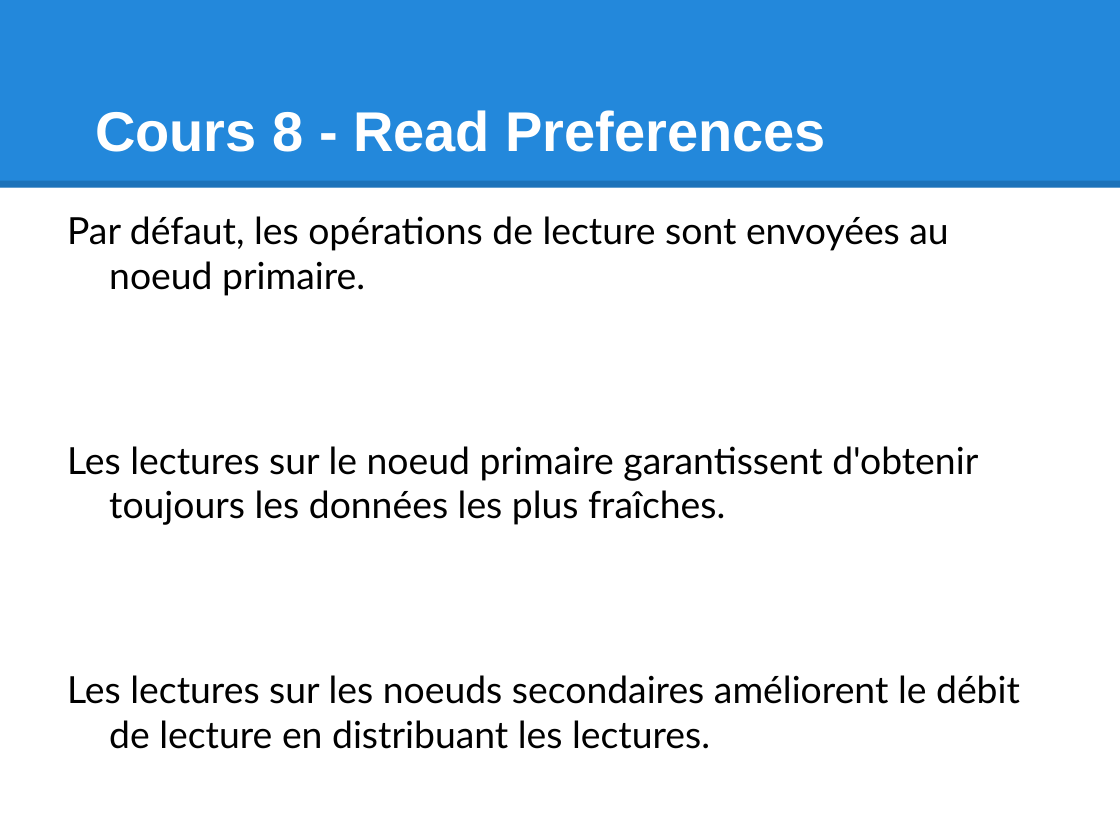
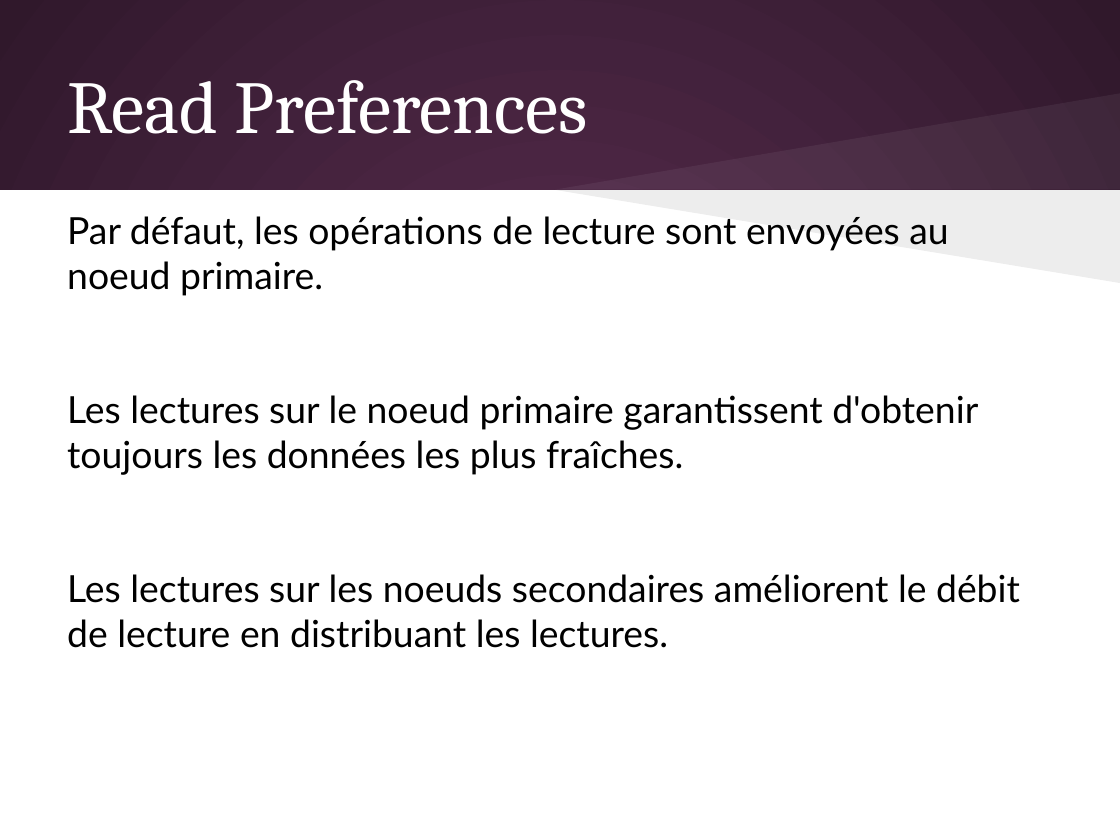
Before and after one commit to olivier-pitton/dant, a slide deck: slide 65 of mongodb/Cours_NoSQL.pptx. Drawn at 1120x840 pixels with LibreOffice and Linux fonts; fonts in the diff are those of the drawing. Boxes give left, top, right and bottom in pixels: in the first picture for what was removed or moved away, otherwise in the second. Text is boxed around its words. In the diff, an @@ line names an element or a change of style, - is before the commit and + after.

```diff
--- a/mongodb/Cours_NoSQL.pptx
+++ b/mongodb/Cours_NoSQL.pptx
@@ background #FFFFFF to gradient #592D50 to #30182B @@
@@ rectangle removed at [0, 0, 1120, 188] @@
@@ title "Read Preferences" at [67, 80, 588, 134]: vertical alignment bottom to middle @@
@@ title at [67, 80, 588, 134]: text changed; size 36 to 48 pt; font Arial to Cambria; bold off @@
-Cours 8 - Read Preferences
+Read Preferences
@@ freeform shape added at [554, 93, 1120, 189], fill #FFFFFF at 6% opacity @@
@@ line removed from (0, 184) to (1120, 184) @@
@@ rectangle added at [0, 190, 1120, 840], fill #FFFFFF @@
@@ text "Par défaut, les opérations de ..." at [67, 216, 1020, 648]: indent changed; less space between paragraphs @@
@@ freeform shape added at [554, 189, 1120, 282], fill #000000 at 7% opacity @@
```
Also in this commit, not shown: 79 other slides changed, 1 other file.
